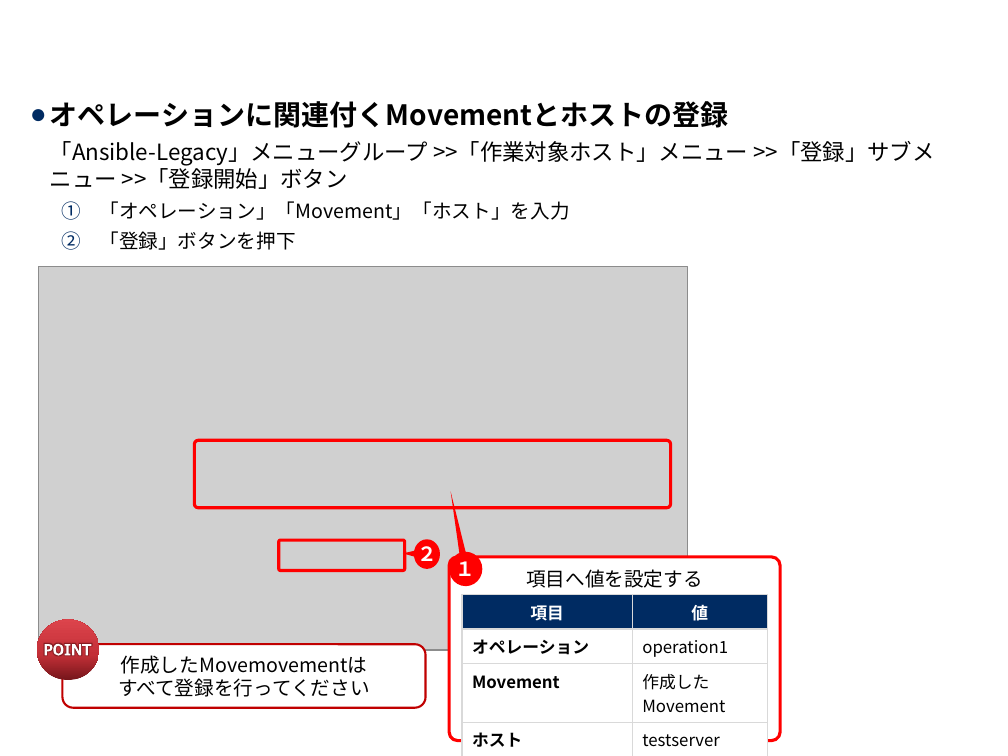
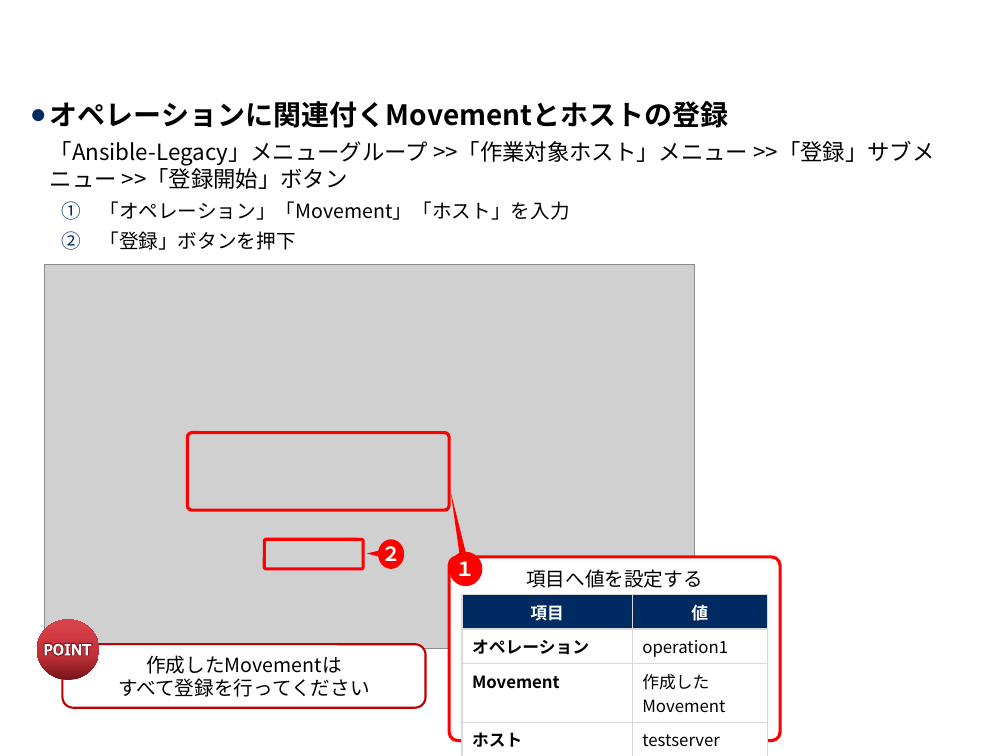
Before and after one commit to exastro-suite/it-automation-docs, a slide deck: slide 19 of asset/Learn_ja/ITA-Conductor_practice_ja.pptx. Drawn at 1008x756 pixels with LibreOffice and Linux fonts; fonts in the diff are those of the drawing; grey boxes stand for pictures; background and template pictures are left out. Boxes give left, top, right and bottom in pixels: in the first picture for what was removed or moved away, otherwise in the second. Text is boxed around its words. In the diff, an @@ line names an element or a change of style, - is before the commit and + after.

```diff
--- a/asset/Learn_ja/ITA-Conductor_practice_ja.pptx
+++ b/asset/Learn_ja/ITA-Conductor_practice_ja.pptx
@@ picture: place and size @@
-picture at [38,266,687,650]
+picture at [44,265,695,649]
@@ rounded rectangle: place and size @@
-rounded rectangle at [195,440,670,508]
+rounded rectangle at [187,432,450,510]
@@ rounded rectangle: place and size @@
-rounded rectangle at [279,540,405,571]
+rounded rectangle at [264,539,363,569]
@@ speech bubble "２": place and size @@
-speech bubble "２" at [414,539,440,569]
+speech bubble "２" at [378,539,404,569]
@@ text in rounded rectangle at [118,655,370,697]: text changed @@
-作成したMovemovementは
-すべて登録を行ってください
+作成したMovementは
+すべて登録を行ってください
```
Also in this commit, not shown: 22 other slides changed, 2 other files.
